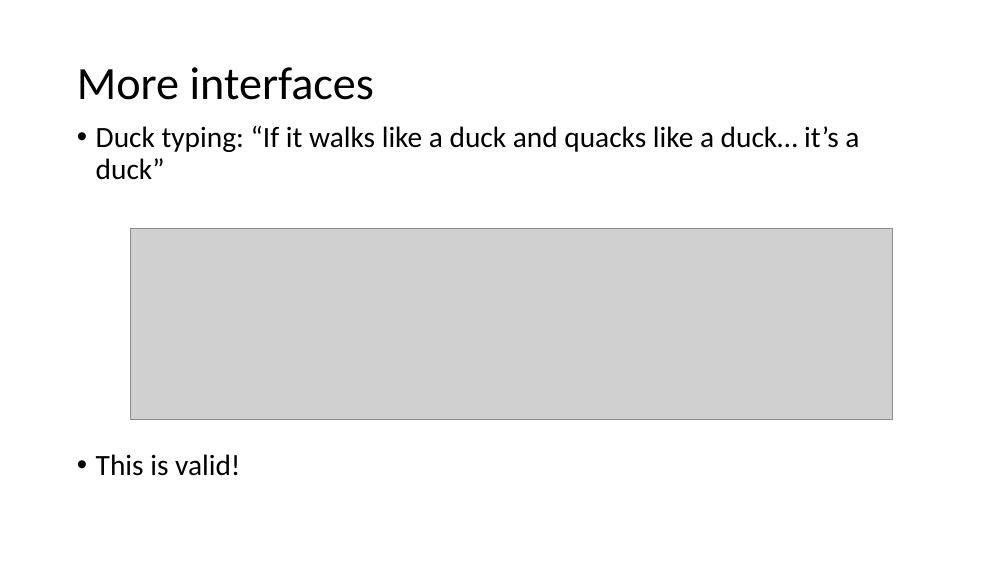
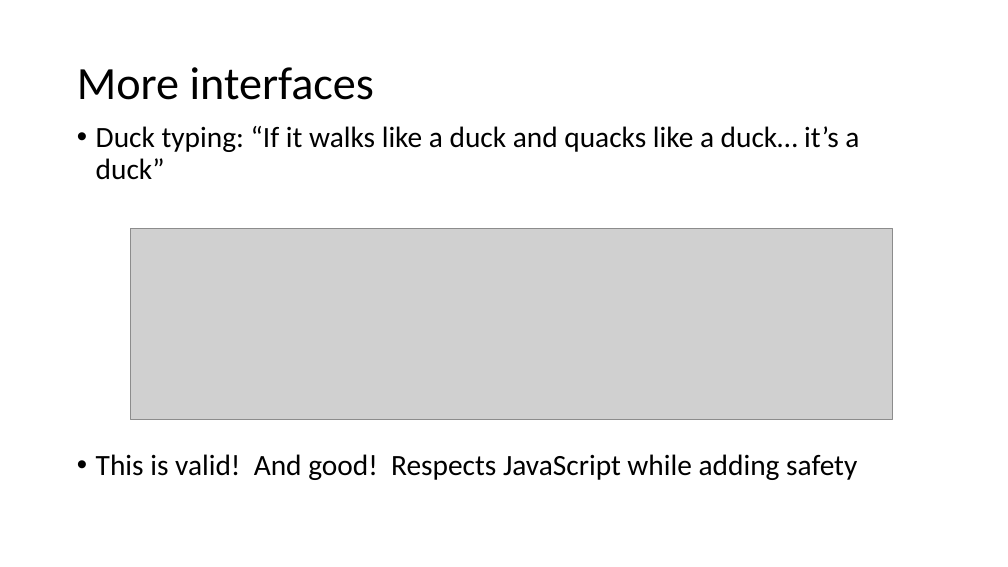
Before and after one commit to schneidenbach/Angular2-AspNetCore-TypeScript-Workshop, a slide deck: slide 11 of slides/1 - TypeScript.pptx. Drawn at 1008x567 pixels with LibreOffice and Linux fonts; fonts in the diff are those of the drawing; grey boxes stand for pictures. Boxes give left, top, right and bottom in pixels: in the first picture for what was removed or moved away, otherwise in the second. Text is boxed around its words. In the diff, an @@ line names an element or a change of style, - is before the commit and + after.

```diff
--- a/slides/1 - TypeScript.pptx
+++ b/slides/1 - TypeScript.pptx
@@ text at box(96, 454, 857, 480): text changed @@
-• This is valid!
+• This is valid! And good! Respects JavaScript while adding safety
```
Also in this commit, not shown: 2 other slides changed, 14 other files.
